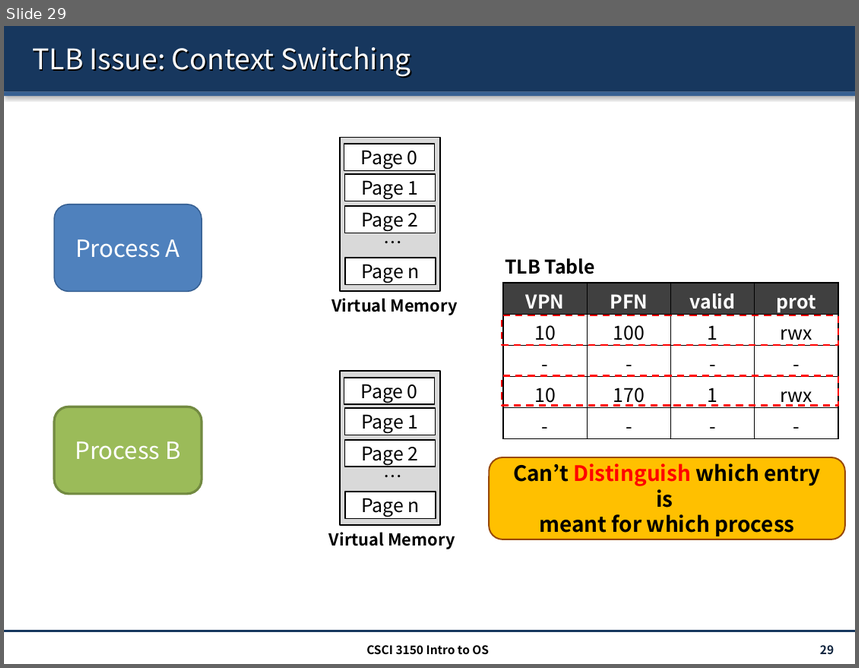
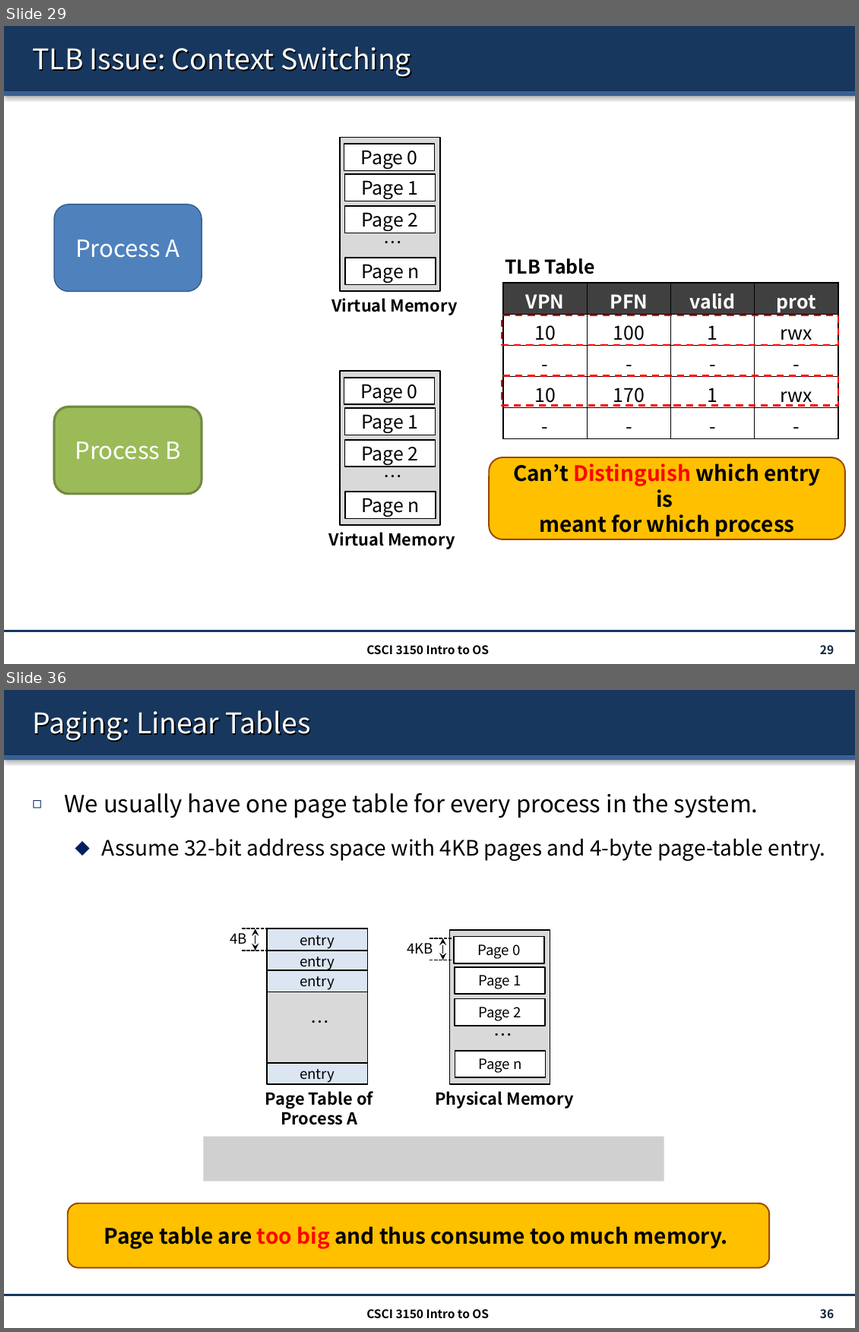
Before and after one commit to henryhxu/CSCI3150, a slide deck: lecture/lec11_paging.pptx. Shown one above the other, each under a label of ours: slide 29 before the commit, slides 29 and 36 after it; the slides between them are not shown. The pictures are 859x668 and 859x1332 pixels, drawn with LibreOffice and Linux fonts; fonts in the diff are those of the drawing; grey boxes stand for pictures. Boxes give left, top, right and bottom in pixels: in the first picture for what was removed or moved away, otherwise in the second. Text is boxed around its words. In the diff, an @@ line names an element or a change of style, - is before the commit and + after.

```diff
--- a/lecture/lec11_paging.pptx
+++ b/lecture/lec11_paging.pptx
@@ slide 36 added at (4,690,855,1328), background #FFFFFF; not listed: 3 template elements that a slide beside it also shows @@
@@ title added at (32,711,310,741), 24 pt, text #FFFFFF @@
+Paging: Linear Tables
@@ text added at (64,793,826,861), 18 pt, text #000000 @@
+◻ We usually have one page table for every process in the system.
+  ⬥ Assume 32-bit address space with 4KB pages and 4-byte page-table entry.
@@ text added at (230,933,247,944), 12 pt, text #000000 @@
+4B
@@ line added from (243, 929) to (267, 929), #000000 1 pt dashed @@
@@ double arrow added from (255, 929) to (255, 951), #000000 1 pt @@
@@ rectangle added at (267,929,367,1083), fill #D9D9D9, outline #000000 1 pt @@
@@ rectangle added at (267,929,367,951), fill #DCE6F2, outline #000000 1 pt, 12 pt, text #000000 @@
+entry
@@ line added from (430, 939) to (455, 939), #000000 1 pt dashed @@
@@ double arrow added from (443, 939) to (443, 960), #000000 1 pt @@
@@ line added from (241, 951) to (267, 951), #000000 1 pt dashed @@
@@ rectangle added at (267,951,367,972), fill #DCE6F2, outline #000000 1 pt, 12 pt, text #000000 @@
+entry
@@ text added at (407,943,433,954), 12 pt, text #000000 @@
+4KB
@@ line added from (430, 960) to (455, 960), #000000 1 pt dashed @@
@@ rectangle added at (267,971,367,992), fill #DCE6F2, outline #000000 1 pt, 12 pt, text #000000 @@
+entry
@@ text added at (303,1006,401,1037), 16 pt, text #000000 @@
+…
@@ group added at (435,930,584,1109): 5 rectangles, 2 texts @@
+Page 0
+Page 1
+Page 2
+Physical Memory
+Page n
+…
@@ rectangle added at (267,1063,367,1084), fill #DCE6F2, outline #000000 1 pt, 12 pt, text #000000 @@
+entry
@@ text added at (265,1091,373,1125), 14 pt, text #000000, bold @@
+Page Table of
+Process A
@@ picture added at (203,1137,664,1182) @@
@@ rounded rectangle added at (68,1203,770,1268), fill #FFC000, outline #984807 1.25 pt, 18 pt, text #000000, bold @@
+Page table are too big and thus consume too much memory.
@@ text added at (367,1309,489,1319), 10 pt, text #000000, bold @@
+CSCI 3150 Intro to OS
@@ page number added at (820,1309,834,1319), 10 pt, text #0F243E, bold @@
+36
```
Also in this commit, not shown: 7 slides changed, 23 other slides added.
